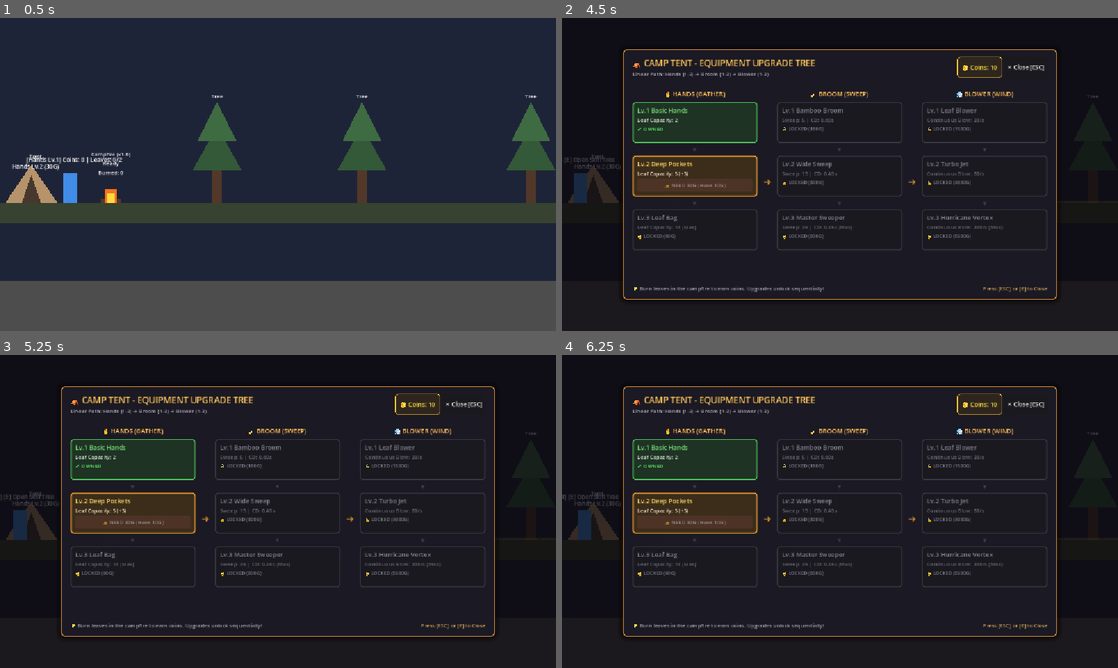
Above: before the commit, frames 1-4 (two rows, left to right).
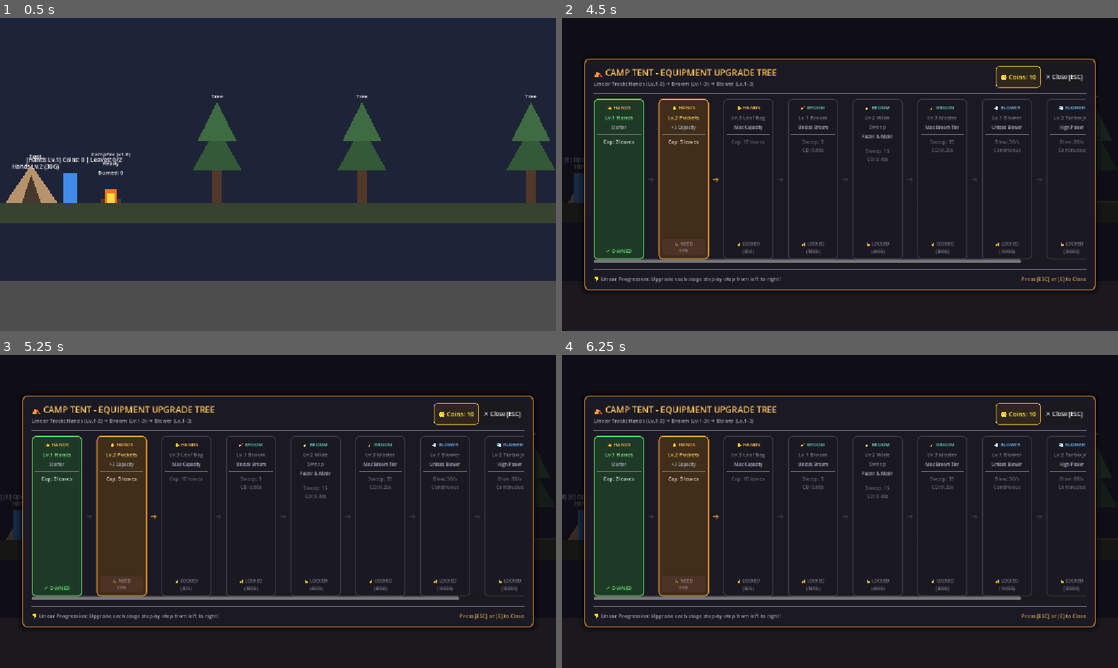
Above: after the commit, the same moments.

Repository: Nattsummer/autumn_compfire
Game: Godot game, scene res://scenes/main.tscn
Same seed, same stepped clock (60 frames per second), same inputs: the game is played once before the commit and once after it.
Inputs:
- Up to frame 1 (0.5 s): no input
- Up to frame 2 (4.5 s): tap Enter at 0.5 s; hold E (interact) 0.53-1.28 s; hold D (move_right) 0.53-2.03 s; tap E (interact) at 1.35, 2.3, 3.05, 4.35 s; hold Q (switch_tool) 2.03-2.78 s; hold A (move_left) 2.03-4.28 s; tap Tab at 2.85 s; hold E (interact) 3.53-4.28 s; tap Escape (ui_cancel) at 4.15 s; hold D (move_right) from 4.28 s (still down)
- Up to frame 3 (5.25 s): keep holding D (move_right); tap Space at 5 s; hold Q (switch_tool) from 5.03 s (still down)
- Up to frame 4 (6.25 s): keep holding D (move_right); tap E (interact) at 5.3, 6.05 s; tap Enter at 5.75 s; release Q (switch_tool) at 5.78 s; tap Tab at 5.85 s

Frame 1 is identical in both runs. In frame 2, 20% of the frame differs, in the area x 3-97%, y 10-90%; in frame 3, 20%; in frame 4, 20%.

Commit message:
Update Skill Tree and Leaf Grid to seamless horizontal linear track

Diff:
--- a/scenes/ui/skill_tree_ui.tscn
+++ b/scenes/ui/skill_tree_ui.tscn
@@ -54,17 +54,17 @@
 color = Color(0.04, 0.03, 0.05, 0.75)
 
 [node name="ModalPanel" type="PanelContainer" parent="RootControl"]
-custom_minimum_size = Vector2(900, 520)
+custom_minimum_size = Vector2(1060, 480)
 layout_mode = 1
 anchors_preset = 8
 anchor_left = 0.5
 anchor_top = 0.5
 anchor_right = 0.5
 anchor_bottom = 0.5
-offset_left = -450.0
-offset_top = -260.0
-offset_right = 450.0
-offset_bottom = 260.0
+offset_left = -530.0
+offset_top = -240.0
+offset_right = 530.0
+offset_bottom = 240.0
 grow_horizontal = 2
 grow_vertical = 2
 theme_override_styles/panel = SubResource("StyleBoxFlat_modal")
@@ -97,7 +97,7 @@
 layout_mode = 2
 theme_override_colors/font_color = Color(0.7, 0.7, 0.75, 1)
 theme_override_font_sizes/font_size = 11
-text = "Linear Path: Hands (1-3) ➔ Broom (1-3) ➔ Blower (1-3)"
+text = "Linear Track: Hands (Lv.1-3) ➔ Broom (Lv.1-3) ➔ Blower (Lv.1-3)"
 
 [node name="Spacer" type="Control" parent="RootControl/ModalPanel/MarginContainer/VBox/Header"]
 layout_mode = 2
@@ -122,73 +122,18 @@
 [node name="Separator1" type="HSeparator" parent="RootControl/ModalPanel/MarginContainer/VBox"]
 layout_mode = 2
 
-[node name="Columns" type="HBoxContainer" parent="RootControl/ModalPanel/MarginContainer/VBox"]
+[node name="ScrollContainer" type="ScrollContainer" parent="RootControl/ModalPanel/MarginContainer/VBox"]
 layout_mode = 2
 size_flags_vertical = 3
-theme_override_constants/separation = 12
-alignment = 1
+horizontal_scroll_mode = 1
+vertical_scroll_mode = 0
 
-[node name="HandsColumn" type="VBoxContainer" parent="RootControl/ModalPanel/MarginContainer/VBox/Columns"]
+[node name="TrackHBox" type="HBoxContainer" parent="RootControl/ModalPanel/MarginContainer/VBox/ScrollContainer"]
 layout_mode = 2
 size_flags_horizontal = 3
+size_flags_vertical = 3
 theme_override_constants/separation = 8
-
-[node name="HeaderLabel" type="Label" parent="RootControl/ModalPanel/MarginContainer/VBox/Columns/HandsColumn"]
-layout_mode = 2
-theme_override_colors/font_color = Color(1, 0.75, 0.35, 1)
-theme_override_font_sizes/font_size = 13
-text = "✋ HANDS (GATHER)"
-horizontal_alignment = 1
-
-[node name="NodesBox" type="VBoxContainer" parent="RootControl/ModalPanel/MarginContainer/VBox/Columns/HandsColumn"]
-layout_mode = 2
-theme_override_constants/separation = 6
-
-[node name="Arrow1" type="Label" parent="RootControl/ModalPanel/MarginContainer/VBox/Columns"]
-layout_mode = 2
-theme_override_colors/font_color = Color(1, 0.7, 0.2, 0.8)
-theme_override_font_sizes/font_size = 20
-text = "➔"
-vertical_alignment = 1
-
-[node name="BroomColumn" type="VBoxContainer" parent="RootControl/ModalPanel/MarginContainer/VBox/Columns"]
-layout_mode = 2
-size_flags_horizontal = 3
-theme_override_constants/separation = 8
-
-[node name="HeaderLabel" type="Label" parent="RootControl/ModalPanel/MarginContainer/VBox/Columns/BroomColumn"]
-layout_mode = 2
-theme_override_colors/font_color = Color(1, 0.75, 0.35, 1)
-theme_override_font_sizes/font_size = 13
-text = "🧹 BROOM (SWEEP)"
-horizontal_alignment = 1
-
-[node name="NodesBox" type="VBoxContainer" parent="RootControl/ModalPanel/MarginContainer/VBox/Columns/BroomColumn"]
-layout_mode = 2
-theme_override_constants/separation = 6
-
-[node name="Arrow2" type="Label" parent="RootControl/ModalPanel/MarginContainer/VBox/Columns"]
-layout_mode = 2
-theme_override_colors/font_color = Color(1, 0.7, 0.2, 0.8)
-theme_override_font_sizes/font_size = 20
-text = "➔"
-vertical_alignment = 1
-
-[node name="BlowerColumn" type="VBoxContainer" parent="RootControl/ModalPanel/MarginContainer/VBox/Columns"]
-layout_mode = 2
-size_flags_horizontal = 3
-theme_override_constants/separation = 8
-
-[node name="HeaderLabel" type="Label" parent="RootControl/ModalPanel/MarginContainer/VBox/Columns/BlowerColumn"]
-layout_mode = 2
-theme_override_colors/font_color = Color(1, 0.75, 0.35, 1)
-theme_override_font_sizes/font_size = 13
-text = "💨 BLOWER (WIND)"
-horizontal_alignment = 1
-
-[node name="NodesBox" type="VBoxContainer" parent="RootControl/ModalPanel/MarginContainer/VBox/Columns/BlowerColumn"]
-layout_mode = 2
-theme_override_constants/separation = 6
+alignment = 1
 
 [node name="Separator2" type="HSeparator" parent="RootControl/ModalPanel/MarginContainer/VBox"]
 layout_mode = 2
@@ -200,7 +145,7 @@
 layout_mode = 2
 theme_override_colors/font_color = Color(0.65, 0.65, 0.7, 1)
 theme_override_font_sizes/font_size = 11
-text = "💡 Burn leaves in the campfire to earn coins. Upgrades unlock sequentially!"
+text = "💡 Linear Progression: Upgrade each stage step-by-step from left to right!"
 
 [node name="Spacer" type="Control" parent="RootControl/ModalPanel/MarginContainer/VBox/Footer"]
 layout_mode = 2
--- a/scripts/environment/leaf_grid.gd
+++ b/scripts/environment/leaf_grid.gd
@@ -175,5 +175,5 @@
 			var t: float = clampf((count - 150.0) / 150.0, 0.0, 1.0)
 			fill_color = Color(0.68, 0.12, 0.10, lerpf(0.95, 1.0, t))
 
-		# วาดแท่งแทนความหนาแน่นของกองใบไม้บนพื้นดิน
-		draw_rect(Rect2(x_pos + 1.0, ground_y - pile_height, cell_size - 2.0, pile_height + 2.0), fill_color)
+		# วาดแท่งแทนความหนาแน่นของกองใบไม้บนพื้นดิน เรียงต่อกันเป็นเส้นตรงแนวนอนแบบไร้รอยต่อ
+		draw_rect(Rect2(x_pos, ground_y - pile_height, cell_size, pile_height), fill_color)
--- a/scripts/ui/skill_tree_ui.gd
+++ b/scripts/ui/skill_tree_ui.gd
@@ -13,9 +13,8 @@
 ## โหนด UI หลัก
 @onready var _root_control: Control = $RootControl
 @onready var _coins_label: Label = $RootControl/ModalPanel/MarginContainer/VBox/Header/CoinsBadge/CoinsLabel
-@onready var _hands_nodes_box: VBoxContainer = $RootControl/ModalPanel/MarginContainer/VBox/Columns/HandsColumn/NodesBox
-@onready var _broom_nodes_box: VBoxContainer = $RootControl/ModalPanel/MarginContainer/VBox/Columns/BroomColumn/NodesBox
-@onready var _blower_nodes_box: VBoxContainer = $RootControl/ModalPanel/MarginContainer/VBox/Columns/BlowerColumn/NodesBox
+@onready var _track_hbox: HBoxContainer = $RootControl/ModalPanel/MarginContainer/VBox/ScrollContainer/TrackHBox
+@onready var _scroll_container: ScrollContainer = $RootControl/ModalPanel/MarginContainer/VBox/ScrollContainer
 @onready var _close_button: Button = $RootControl/ModalPanel/MarginContainer/VBox/Header/CloseButton
 
 
@@ -52,163 +51,262 @@
 	closed.emit()
 
 
-## อัปเดตการแสดงผลของ Skill Tree ทั้งหมด
+## อัปเดตการแสดงผลของ Skill Tree แนวนอนทั้งหมด
 func refresh() -> void:
-	if _player == null or _tent == null:
+	if _player == null or _tent == null or _track_hbox == null:
 		return
 
 	# อัปเดตจำนวนเงินปัจจุบัน
 	if _coins_label != null:
 		_coins_label.text = "🪙 Coins: %d" % _player.coins
 
-	# ล้างและสร้างการ์ดของแต่ละคอลัมน์ใหม่
-	_populate_column(_hands_nodes_box, [
-		{"type": "starter", "title": "Lv.1 Basic Hands", "stats": "Leaf Capacity: %d" % _tent.hands_capacities[0]},
-		{"step": 0, "title": "Lv.2 Deep Pockets", "stats": "Leaf Capacity: %d (+%d)" % [_tent.hands_capacities[1], _tent.hands_capacities[1] - _tent.hands_capacities[0]]},
-		{"step": 1, "title": "Lv.3 Leaf Bag", "stats": "Leaf Capacity: %d (Max)" % _tent.hands_capacities[2]}
-	])
-
-	_populate_column(_broom_nodes_box, [
-		{"step": 2, "title": "Lv.1 Bamboo Broom", "stats": "Sweep: %.0f | CD: %.2fs" % [_tent.broom_sweeps[0], _tent.broom_cooldowns[0]]},
-		{"step": 3, "title": "Lv.2 Wide Sweep", "stats": "Sweep: %.0f | CD: %.2fs" % [_tent.broom_sweeps[1], _tent.broom_cooldowns[1]]},
-		{"step": 4, "title": "Lv.3 Master Sweeper", "stats": "Sweep: %.0f | CD: %.2fs (Max)" % [_tent.broom_sweeps[2], _tent.broom_cooldowns[2]]}
-	])
-
-	_populate_column(_blower_nodes_box, [
-		{"step": 5, "title": "Lv.1 Leaf Blower", "stats": "Continuous Blow: %.0f/s" % _tent.blower_rates[0]},
-		{"step": 6, "title": "Lv.2 Turbo Jet", "stats": "Continuous Blow: %.0f/s" % _tent.blower_rates[1]},
-		{"step": 7, "title": "Lv.3 Hurricane Vortex", "stats": "Continuous Blow: %.0f/s (Max)" % _tent.blower_rates[2]}
-	])
-
-
-## สร้างโหนดแสดงผลในแต่ละคอลัมน์
-func _populate_column(container: VBoxContainer, nodes_data: Array) -> void:
-	if container == null:
-		return
-
-	# ลบโหนดเก่าออกก่อน
-	for child: Node in container.get_children():
+	# ลบโหนดเก่าใน Track แนวนอนออกก่อน
+	for child: Node in _track_hbox.get_children():
 		child.queue_free()
 
-	for i: int in range(nodes_data.size()):
-		var data: Dictionary = nodes_data[i] as Dictionary
-		var is_starter: bool = data.has("type") and String(data["type"]) == "starter"
-		var step: int = int(data.get("step", -1))
-		var title: String = String(data["title"])
-		var stats: String = String(data["stats"])
-
-		# สร้างการ์ดของโหนด
-		var card: PanelContainer = PanelContainer.new()
-		card.custom_minimum_size = Vector2(240, 85)
-
-		var card_style: StyleBoxFlat = StyleBoxFlat.new()
-		card_style.corner_radius_top_left = 6
-		card_style.corner_radius_top_right = 6
-		card_style.corner_radius_bottom_left = 6
-		card_style.corner_radius_bottom_right = 6
-		card_style.border_width_left = 2
-		card_style.border_width_right = 2
-		card_style.border_width_top = 2
-		card_style.border_width_bottom = 2
-
-		var content_vbox: VBoxContainer = VBoxContainer.new()
-		content_vbox.add_theme_constant_override("separation", 3)
-		var margin: MarginContainer = MarginContainer.new()
-		margin.add_theme_constant_override("margin_left", 8)
-		margin.add_theme_constant_override("margin_right", 8)
-		margin.add_theme_constant_override("margin_top", 6)
-		margin.add_theme_constant_override("margin_bottom", 6)
-		margin.add_child(content_vbox)
-		card.add_child(margin)
-
-		# ชื่อโหนด
-		var title_label: Label = Label.new()
-		title_label.text = title
-		title_label.add_theme_font_size_override("font_size", 13)
-		content_vbox.add_child(title_label)
-
-		# ข้อมูลสเตตัส
-		var stats_label: Label = Label.new()
-		stats_label.text = stats
-		stats_label.add_theme_font_size_override("font_size", 11)
-		content_vbox.add_child(stats_label)
-
-		# สถานะของโหนด: 1. Owned, 2. Current Active (พร้อมอัพ), 3. Locked
+	# ข้อมูลโหนดทั้งหมด 9 ขั้น เรียงต่อกันเป็นเส้นตรงแนวนอน
+	var all_nodes: Array[Dictionary] = [
+		{
+			"category": "✋ HANDS",
+			"cat_color": Color(1.0, 0.75, 0.35, 1.0),
+			"is_starter": true,
+			"step": -1,
+			"title": "Lv.1 Hands",
+			"stats": "Cap: %d leaves" % _tent.hands_capacities[0],
+			"desc": "Starter"
+		},
+		{
+			"category": "✋ HANDS",
+			"cat_color": Color(1.0, 0.75, 0.35, 1.0),
+			"is_starter": false,
+			"step": 0,
+			"title": "Lv.2 Pockets",
+			"stats": "Cap: %d leaves" % _tent.hands_capacities[1],
+			"desc": "+%d Capacity" % (_tent.hands_capacities[1] - _tent.hands_capacities[0])
+		},
+		{
+			"category": "✋ HANDS",
+			"cat_color": Color(1.0, 0.75, 0.35, 1.0),
+			"is_starter": false,
+			"step": 1,
+			"title": "Lv.3 Leaf Bag",
+			"stats": "Cap: %d leaves" % _tent.hands_capacities[2],
+			"desc": "Max Capacity"
+		},
+		{
+			"category": "🧹 BROOM",
+			"cat_color": Color(0.4, 0.85, 0.75, 1.0),
+			"is_starter": false,
+			"step": 2,
+			"title": "Lv.1 Broom",
+			"stats": "Sweep: %.0f\nCD: %.2fs" % [_tent.broom_sweeps[0], _tent.broom_cooldowns[0]],
+			"desc": "Unlock Broom"
+		},
+		{
+			"category": "🧹 BROOM",
+			"cat_color": Color(0.4, 0.85, 0.75, 1.0),
+			"is_starter": false,
+			"step": 3,
+			"title": "Lv.2 Wide Sweep",
+			"stats": "Sweep: %.0f\nCD: %.2fs" % [_tent.broom_sweeps[1], _tent.broom_cooldowns[1]],
+			"desc": "Faster & Wider"
+		},
+		{
+			"category": "🧹 BROOM",
+			"cat_color": Color(0.4, 0.85, 0.75, 1.0),
+			"is_starter": false,
+			"step": 4,
+			"title": "Lv.3 Master",
+			"stats": "Sweep: %.0f\nCD: %.2fs" % [_tent.broom_sweeps[2], _tent.broom_cooldowns[2]],
+			"desc": "Max Broom Tier"
+		},
+		{
+			"category": "💨 BLOWER",
+			"cat_color": Color(0.45, 0.75, 1.0, 1.0),
+			"is_starter": false,
+			"step": 5,
+			"title": "Lv.1 Blower",
+			"stats": "Blow: %.0f/s\nContinuous" % _tent.blower_rates[0],
+			"desc": "Unlock Blower"
+		},
+		{
+			"category": "💨 BLOWER",
+			"cat_color": Color(0.45, 0.75, 1.0, 1.0),
+			"is_starter": false,
+			"step": 6,
+			"title": "Lv.2 Turbo Jet",
+			"stats": "Blow: %.0f/s\nContinuous" % _tent.blower_rates[1],
+			"desc": "High Power"
+		},
+		{
+			"category": "💨 BLOWER",
+			"cat_color": Color(0.45, 0.75, 1.0, 1.0),
+			"is_starter": false,
+			"step": 7,
+			"title": "Lv.3 Vortex",
+			"stats": "Blow: %.0f/s\nContinuous" % _tent.blower_rates[2],
+			"desc": "Max Blower Tier"
+		}
+	]
+
+	for i: int in range(all_nodes.size()):
+		var data: Dictionary = all_nodes[i]
+		var is_starter: bool = bool(data["is_starter"])
+		var step: int = int(data["step"])
 		var is_owned: bool = is_starter or (step >= 0 and _player.upgrade_step > step)
 		var is_active: bool = not is_starter and (_player.upgrade_step == step)
 
-		if is_owned:
-			# ผ่านการอัพเกรดแล้ว
-			card_style.bg_color = Color(0.12, 0.22, 0.14, 0.85)
-			card_style.border_color = Color(0.3, 0.75, 0.35, 1.0)
-			title_label.add_theme_color_override("font_color", Color(0.5, 0.9, 0.5, 1.0))
-			stats_label.add_theme_color_override("font_color", Color(0.8, 0.85, 0.8, 1.0))
-
-			var owned_badge: Label = Label.new()
-			owned_badge.text = "✔ OWNED"
-			owned_badge.add_theme_font_size_override("font_size", 11)
-			owned_badge.add_theme_color_override("font_color", Color(0.4, 0.95, 0.45, 1.0))
-			content_vbox.add_child(owned_badge)
-
-		elif is_active:
-			# ขั้นปัจจุบันที่สามารถอัพเกรดได้
-			var cost: int = _tent.upgrade_costs[step]
-			var can_afford: bool = _player.coins >= cost
-
-			card_style.bg_color = Color(0.24, 0.18, 0.10, 0.95)
-			card_style.border_color = Color(1.0, 0.65, 0.2, 1.0)
-			title_label.add_theme_color_override("font_color", Color(1.0, 0.85, 0.4, 1.0))
-			stats_label.add_theme_color_override("font_color", Color(0.95, 0.9, 0.8, 1.0))
-
-			var upgrade_btn: Button = Button.new()
-			upgrade_btn.custom_minimum_size = Vector2(0, 26)
-			upgrade_btn.add_theme_font_size_override("font_size", 11)
-
-			var btn_style: StyleBoxFlat = StyleBoxFlat.new()
-			btn_style.corner_radius_top_left = 4
-			btn_style.corner_radius_top_right = 4
-			btn_style.corner_radius_bottom_left = 4
-			btn_style.corner_radius_bottom_right = 4
-
-			if can_afford:
-				upgrade_btn.text = "▲ UPGRADE (%dG)" % cost
-				btn_style.bg_color = Color(0.85, 0.45, 0.15, 1.0)
-				upgrade_btn.add_theme_stylebox_override("normal", btn_style)
-				upgrade_btn.pressed.connect(func() -> void: _on_upgrade_pressed(step))
+		# สร้างการ์ดแสดงผลแนวนอน
+		var card: PanelContainer = _create_node_card(data, is_owned, is_active)
+		_track_hbox.add_child(card)
+
+		# เชื่อมด้วยลูกศรแนวนอน ➔ ระหว่างทุกโหนด
+		if i < all_nodes.size() - 1:
+			var arrow: Label = Label.new()
+			arrow.text = "➔"
+			arrow.vertical_alignment = VERTICAL_ALIGNMENT_CENTER
+			arrow.horizontal_alignment = HORIZONTAL_ALIGNMENT_CENTER
+			arrow.add_theme_font_size_override("font_size", 16)
+
+			if is_owned and (all_nodes[i + 1]["is_starter"] or _player.upgrade_step > int(all_nodes[i + 1]["step"])):
+				arrow.add_theme_color_override("font_color", Color(0.35, 0.85, 0.4, 0.9))
+			elif is_active:
+				arrow.add_theme_color_override("font_color", Color(1.0, 0.7, 0.2, 0.9))
 			else:
-				upgrade_btn.text = "🔒 NEED %dG (Have %dG)" % [cost, _player.coins]
-				upgrade_btn.disabled = true
-				btn_style.bg_color = Color(0.3, 0.2, 0.15, 1.0)
-				upgrade_btn.add_theme_stylebox_override("disabled", btn_style)
-
-			content_vbox.add_child(upgrade_btn)
-
+				arrow.add_theme_color_override("font_color", Color(0.35, 0.35, 0.4, 0.5))
+
+			_track_hbox.add_child(arrow)
+
+
+## สร้างการ์ดของแต่ละโหนดในแถวแนวนอน
+func _create_node_card(data: Dictionary, is_owned: bool, is_active: bool) -> PanelContainer:
+	var card: PanelContainer = PanelContainer.new()
+	card.custom_minimum_size = Vector2(104, 280)
+	card.size_flags_vertical = Control.SIZE_EXPAND_FILL
+
+	var card_style: StyleBoxFlat = StyleBoxFlat.new()
+	card_style.corner_radius_top_left = 8
+	card_style.corner_radius_top_right = 8
+	card_style.corner_radius_bottom_left = 8
+	card_style.corner_radius_bottom_right = 8
+	card_style.border_width_left = 2
+	card_style.border_width_right = 2
+	card_style.border_width_top = 2
+	card_style.border_width_bottom = 2
+
+	var margin: MarginContainer = MarginContainer.new()
+	margin.add_theme_constant_override("margin_left", 6)
+	margin.add_theme_constant_override("margin_right", 6)
+	margin.add_theme_constant_override("margin_top", 8)
+	margin.add_theme_constant_override("margin_bottom", 8)
+	card.add_child(margin)
+
+	var vbox: VBoxContainer = VBoxContainer.new()
+	vbox.add_theme_constant_override("separation", 6)
+	margin.add_child(vbox)
+
+	# 1. แถบประเภทอุปกรณ์
+	var cat_label: Label = Label.new()
+	cat_label.text = String(data["category"])
+	cat_label.horizontal_alignment = HORIZONTAL_ALIGNMENT_CENTER
+	cat_label.add_theme_font_size_override("font_size", 10)
+	cat_label.add_theme_color_override("font_color", data["cat_color"] as Color)
+	vbox.add_child(cat_label)
+
+	# 2. ชื่อโหนด
+	var title_label: Label = Label.new()
+	title_label.text = String(data["title"])
+	title_label.horizontal_alignment = HORIZONTAL_ALIGNMENT_CENTER
+	title_label.autowrap_mode = TextServer.AUTOWRAP_WORD_SMART
+	title_label.add_theme_font_size_override("font_size", 11)
+	vbox.add_child(title_label)
+
+	# 3. คำอธิบายบทบาท
+	var desc_label: Label = Label.new()
+	desc_label.text = String(data["desc"])
+	desc_label.horizontal_alignment = HORIZONTAL_ALIGNMENT_CENTER
+	desc_label.add_theme_font_size_override("font_size", 9)
+	desc_label.add_theme_color_override("font_color", Color(0.7, 0.7, 0.75, 1.0))
+	vbox.add_child(desc_label)
+
+	var sep: HSeparator = HSeparator.new()
+	vbox.add_child(sep)
+
+	# 4. รายละเอียดสเตตัส
+	var stats_label: Label = Label.new()
+	stats_label.text = String(data["stats"])
+	stats_label.horizontal_alignment = HORIZONTAL_ALIGNMENT_CENTER
+	stats_label.add_theme_font_size_override("font_size", 10)
+	stats_label.size_flags_vertical = Control.SIZE_EXPAND_FILL
+	vbox.add_child(stats_label)
+
+	var spacer: Control = Control.new()
+	spacer.size_flags_vertical = Control.SIZE_EXPAND_FILL
+	vbox.add_child(spacer)
+
+	# 5. ปุ่มหรือป้ายสถานะ
+	var step: int = int(data["step"])
+	if is_owned:
+		card_style.bg_color = Color(0.12, 0.24, 0.15, 0.9)
+		card_style.border_color = Color(0.35, 0.85, 0.4, 1.0)
+		title_label.add_theme_color_override("font_color", Color(0.5, 0.95, 0.55, 1.0))
+		stats_label.add_theme_color_override("font_color", Color(0.85, 0.9, 0.85, 1.0))
+
+		var owned_lbl: Label = Label.new()
+		owned_lbl.text = "✔ OWNED"
+		owned_lbl.horizontal_alignment = HORIZONTAL_ALIGNMENT_CENTER
+		owned_lbl.add_theme_font_size_override("font_size", 11)
+		owned_lbl.add_theme_color_override("font_color", Color(0.4, 0.95, 0.45, 1.0))
+		vbox.add_child(owned_lbl)
+
+	elif is_active:
+		var cost: int = _tent.upgrade_costs[step]
+		var can_afford: bool = _player.coins >= cost
+
+		card_style.bg_color = Color(0.26, 0.18, 0.10, 0.95)
+		card_style.border_color = Color(1.0, 0.65, 0.2, 1.0)
+		title_label.add_theme_color_override("font_color", Color(1.0, 0.88, 0.35, 1.0))
+		stats_label.add_theme_color_override("font_color", Color(0.95, 0.9, 0.8, 1.0))
+
+		var btn: Button = Button.new()
+		btn.custom_minimum_size = Vector2(0, 32)
+		btn.add_theme_font_size_override("font_size", 10)
+
+		var btn_style: StyleBoxFlat = StyleBoxFlat.new()
+		btn_style.corner_radius_top_left = 4
+		btn_style.corner_radius_top_right = 4
+		btn_style.corner_radius_bottom_left = 4
+		btn_style.corner_radius_bottom_right = 4
+
+		if can_afford:
+			btn.text = "▲ UPGRADE\n%dG" % cost
+			btn_style.bg_color = Color(0.85, 0.45, 0.15, 1.0)
+			btn.add_theme_stylebox_override("normal", btn_style)
+			btn.pressed.connect(func() -> void: _on_upgrade_pressed(step))
 		else:
-			# ล็อกอยู่ ต้องอัพเกรดขั้นก่อนหน้าให้เสร็จก่อน
-			card_style.bg_color = Color(0.10, 0.10, 0.12, 0.6)
-			card_style.border_color = Color(0.25, 0.25, 0.3, 0.8)
-			title_label.add_theme_color_override("font_color", Color(0.5, 0.5, 0.55, 1.0))
-			stats_label.add_theme_color_override("font_color", Color(0.4, 0.4, 0.45, 1.0))
-
-			var locked_badge: Label = Label.new()
-			var cost: int = _tent.upgrade_costs[step] if step >= 0 and step < _tent.upgrade_costs.size() else 0
-			locked_badge.text = "🔒 LOCKED (%dG)" % cost
-			locked_badge.add_theme_font_size_override("font_size", 10)
-			locked_badge.add_theme_color_override("font_color", Color(0.5, 0.5, 0.55, 1.0))
-			content_vbox.add_child(locked_badge)
-
-		card.add_theme_stylebox_override("panel", card_style)
-		container.add_child(card)
-
-		# เพิ่มลูกศรเชื่อมโยงระหว่างโหนดในคอลัมน์เดียวกัน
-		if i < nodes_data.size() - 1:
-			var arrow_label: Label = Label.new()
-			arrow_label.text = "▼"
-			arrow_label.horizontal_alignment = HORIZONTAL_ALIGNMENT_CENTER
-			arrow_label.add_theme_font_size_override("font_size", 10)
-			var arrow_color: Color = Color(0.3, 0.75, 0.35, 0.8) if (step >= 0 and _player.upgrade_step > step) else Color(0.4, 0.4, 0.45, 0.5)
-			arrow_label.add_theme_color_override("font_color", arrow_color)
-			container.add_child(arrow_label)
+			btn.text = "🔒 NEED\n%dG" % cost
+			btn.disabled = true
+			btn_style.bg_color = Color(0.3, 0.2, 0.15, 1.0)
+			btn.add_theme_stylebox_override("disabled", btn_style)
+
+		vbox.add_child(btn)
+
+	else:
+		card_style.bg_color = Color(0.10, 0.10, 0.13, 0.65)
+		card_style.border_color = Color(0.25, 0.25, 0.3, 0.8)
+		title_label.add_theme_color_override("font_color", Color(0.5, 0.5, 0.55, 1.0))
+		stats_label.add_theme_color_override("font_color", Color(0.4, 0.4, 0.45, 1.0))
+
+		var locked_lbl: Label = Label.new()
+		var cost: int = _tent.upgrade_costs[step] if step >= 0 and step < _tent.upgrade_costs.size() else 0
+		locked_lbl.text = "🔒 LOCKED\n(%dG)" % cost
+		locked_lbl.horizontal_alignment = HORIZONTAL_ALIGNMENT_CENTER
+		locked_lbl.add_theme_font_size_override("font_size", 9)
+		locked_lbl.add_theme_color_override("font_color", Color(0.5, 0.5, 0.55, 1.0))
+		vbox.add_child(locked_lbl)
+
+	card.add_theme_stylebox_override("panel", card_style)
+	return card
 
 
 ## เมื่อกดปุ่มอัพเกรด
@@ -237,5 +335,5 @@
 	_tent.update_label_display(_player.upgrade_step, _player.coins)
 	upgrade_completed.emit(step, String(info["title"]))
 
-	# รีเฟรชหน้าต่างทันทีเพื่อให้เห็นความเปลี่ยนแปลง
+	# รีเฟรชหน้าต่างทันทีเพื่อให้เห็นความเปลี่ยนแปลงในแถวแนวนอน
 	refresh()
Not shown, added: scripts/ui/skill_tree_ui.gd.uid
